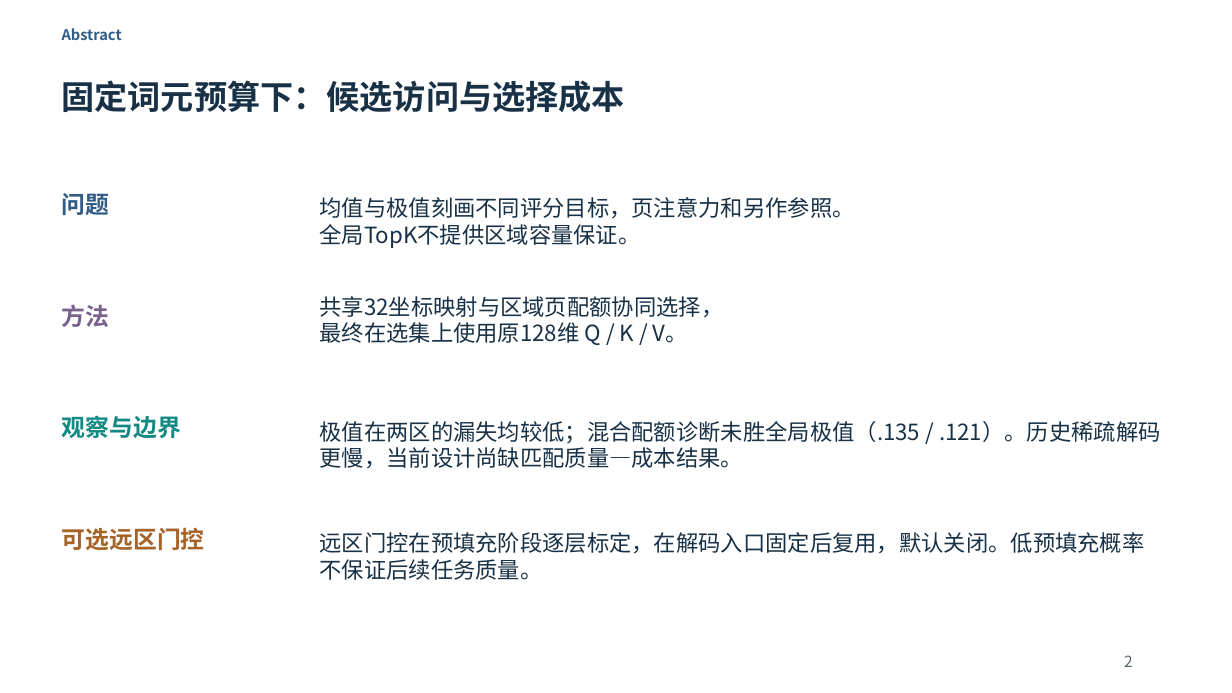
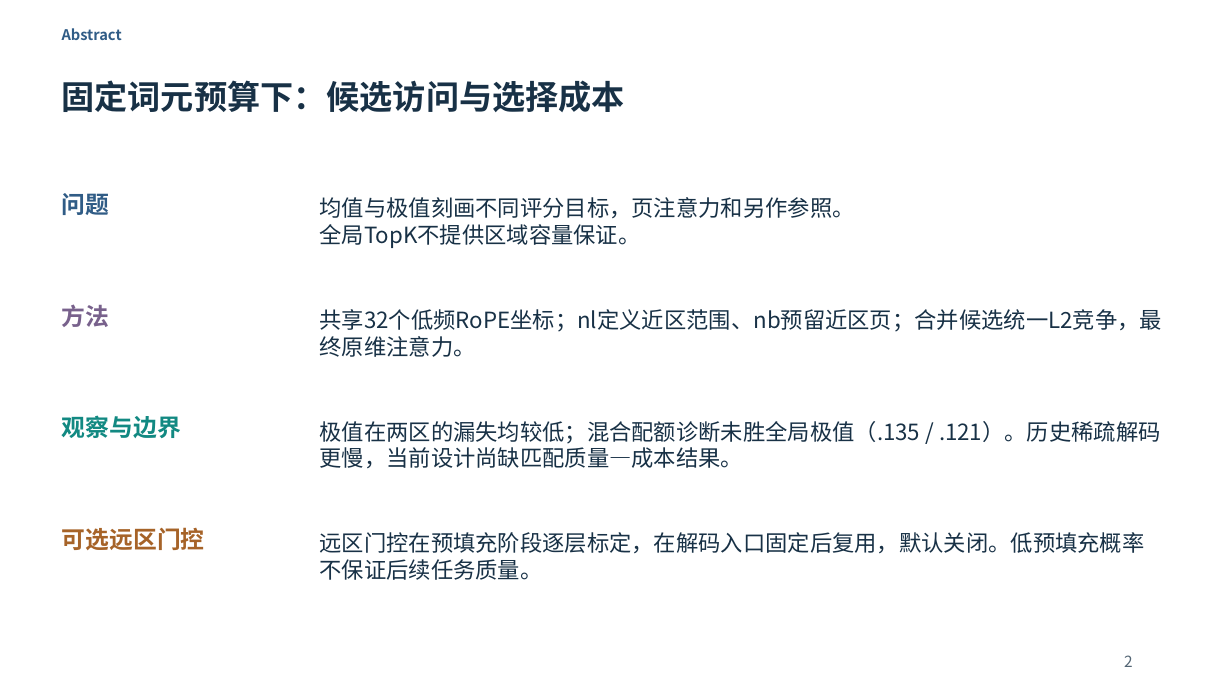
Before and after one commit to Chosen-David/two-level-attention, a slide deck: slide 2 of agent_doc/advice/dac_manuscript/presentation/TwoLevel_UserEdited_20261014.pptx. Drawn at 1232x693 pixels with LibreOffice and Linux fonts; fonts in the diff are those of the drawing. Boxes give left, top, right and bottom in pixels: in the first picture for what was removed or moved away, otherwise in the second. Text is boxed around its words. In the diff, an @@ line names an element or a change of style, - is before the commit and + after.

```diff
--- a/agent_doc/advice/dac_manuscript/presentation/TwoLevel_UserEdited_20261014.pptx
+++ b/agent_doc/advice/dac_manuscript/presentation/TwoLevel_UserEdited_20261014.pptx
@@ text at box(320, 309, 1163, 357): text changed @@
-共享32坐标映射与区域页配额协同选择，
-最终在选集上使用原128维 Q / K / V。
+共享32个低频RoPE坐标；nl定义近区范围、nb预留近区页；合并候选统一L2竞争，最终原维注意力。
```
Also in this commit, not shown: 12 other slides changed, 59 other files.
